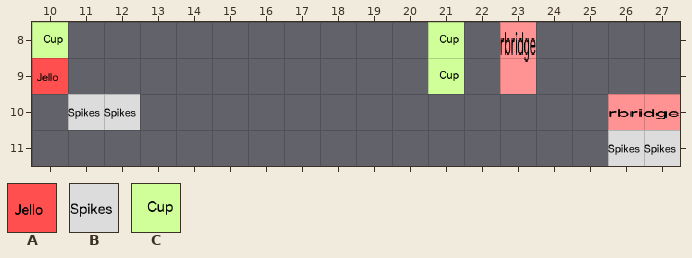
Tiled map -- proj.win32/Debug.win32/levels/testLevel.tmx. Above: the version before the commit.
Cells are 64x64 px. Shown: x 10..27, y 8..11.
Key: from "ImageSheet": A 10, B 11, C 20.
Objects are placed by their top-left corner, in cells (3,4 is the top-left corner of cell 3,4); size is 1x1 cell unless given.
Objects on layer "Spikes" before:
B at 11,10
B at 12,10
B at 27,11
B at 26,11
Objects on layer "Jello" before:
A "jello" at 10,9
Objects on layer "Cups" before:
C at 10,8
C at 21,8
C at 21,9
After the commit:
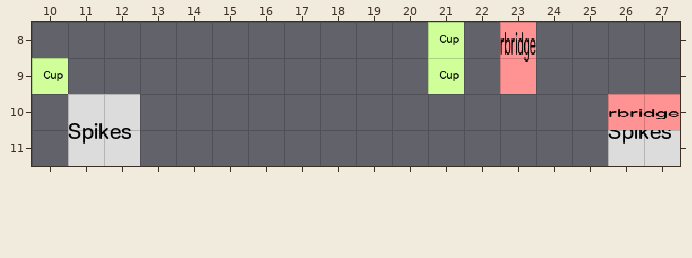
The exact change:
Layer "Spikes":
Object B at 11,10 becomes B at 11,10 size 2x2.
Object B at 27,11 becomes B at 26,10 size 2x2.
Object B at 12,10 is removed.
Object B at 26,11 is removed.
Layer "Jello":
Object A "jello" at 10,9 is removed.
Layer "Cups":
Object C at 10,8 becomes C at 10,9.
Pixel boxes of the changes (left, top, right, bottom) in both pictures:
changed: (32, 22, 140, 166)
changed: (608, 130, 676, 155)
